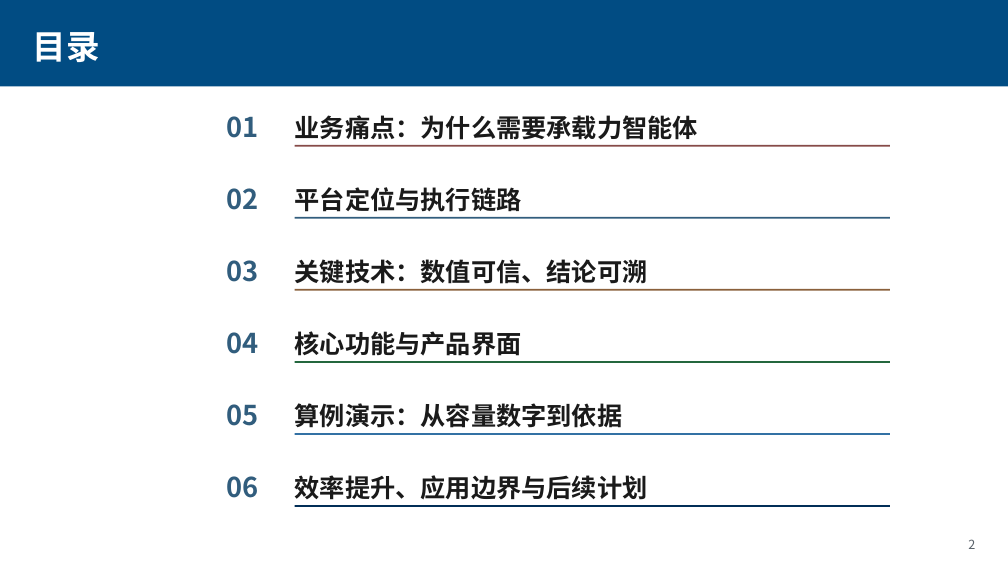
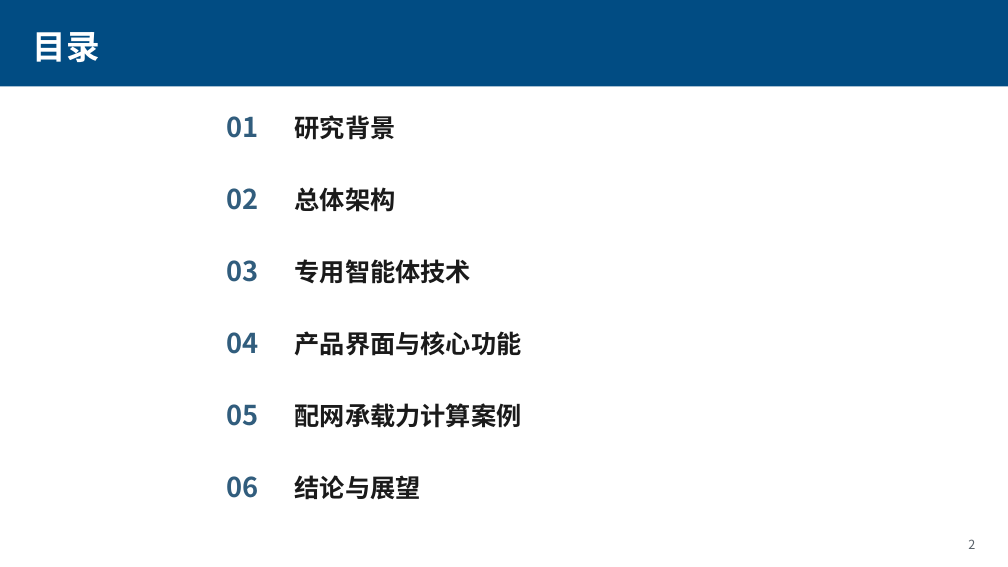
Before and after one commit to Coba1t-4U/hc-capacity-agent, a slide deck: slide 2 of docs/配网承载力智能体.pptx. Drawn at 1008x567 pixels with LibreOffice and Linux fonts; fonts in the diff are those of the drawing. Boxes give left, top, right and bottom in pixels: in the first picture for what was removed or moved away, otherwise in the second. Text is boxed around its words. In the diff, an @@ line names an element or a change of style, - is before the commit and + after.

Commit message:
PPT 按模板六节目录重构：研究背景/总体架构/专用智能体技术/产品界面与核心功能/计算案例/结论与展望

```diff
--- a/docs/配网承载力智能体.pptx
+++ b/docs/配网承载力智能体.pptx
@@ text at [295,115,396,140]: text changed @@
-业务痛点：为什么需要承载力智能体
+研究背景
@@ rectangle removed at [295,145,890,147] @@
@@ text at [295,187,396,212]: text changed @@
-平台定位与执行链路
+总体架构
@@ rectangle removed at [295,217,890,219] @@
@@ text at [295,259,471,284]: text changed @@
-关键技术：数值可信、结论可溯
+专用智能体技术
@@ rectangle removed at [295,289,890,290] @@
@@ text at [295,331,522,356]: text changed @@
-核心功能与产品界面
+产品界面与核心功能
@@ rectangle removed at [295,361,890,363] @@
@@ text at [295,403,522,428]: text changed @@
-算例演示：从容量数字到依据
+配网承载力计算案例
@@ rectangle removed at [295,433,890,435] @@
@@ text at [295,475,421,500]: text changed @@
-效率提升、应用边界与后续计划
+结论与展望
@@ rectangle removed at [295,505,890,507] @@
```
Also in this commit, not shown: 22 other slides changed, 1 other file.
